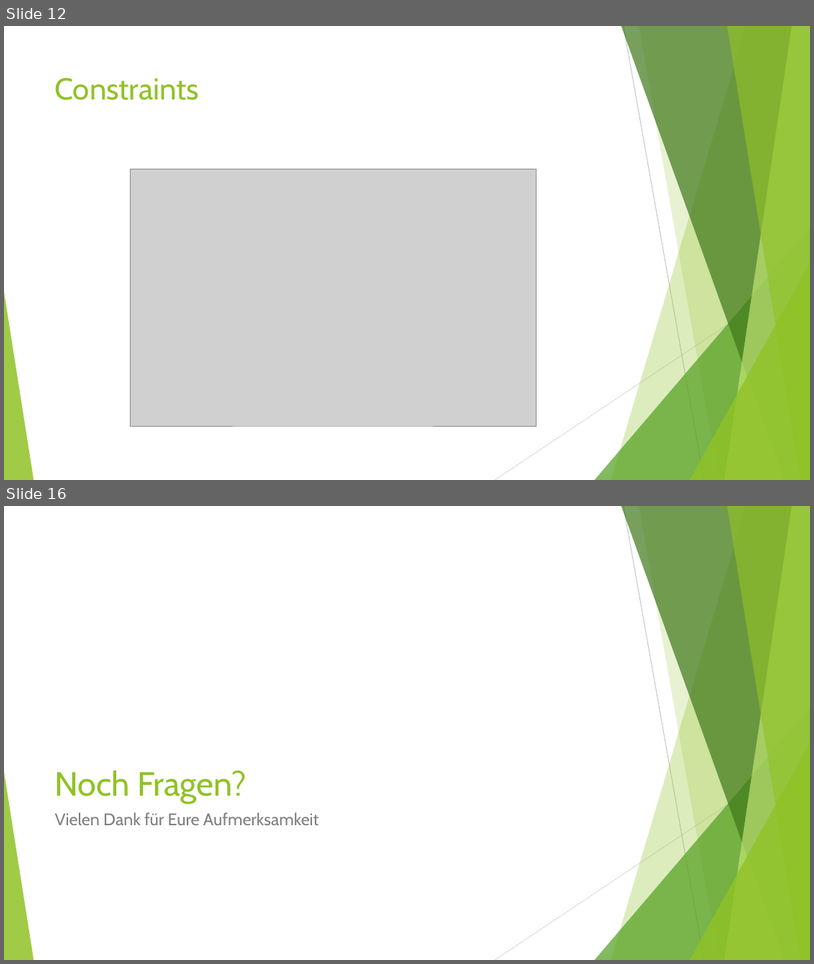
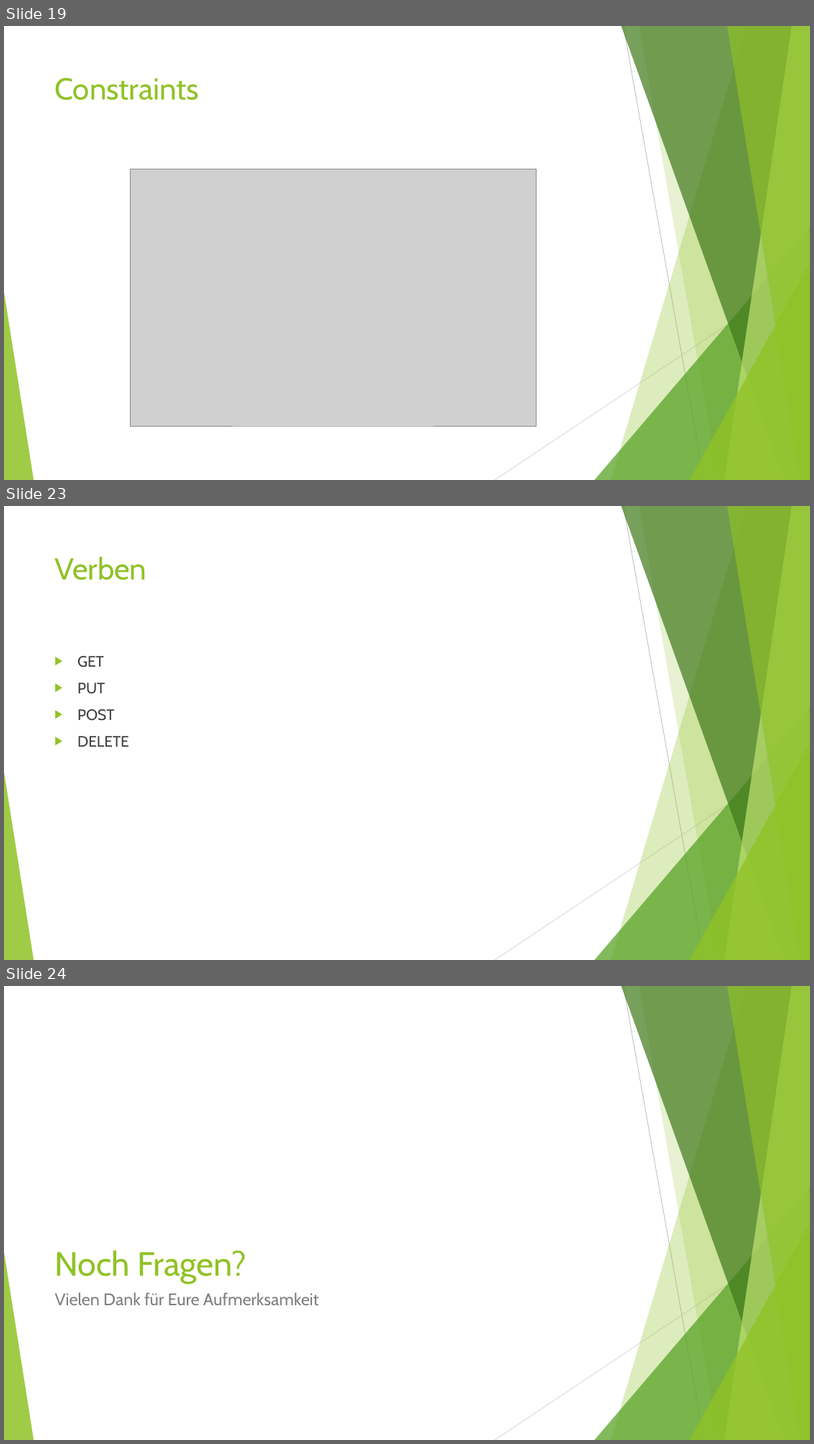
Before and after one commit to Ufo391/KSWE_DOKU, a slide deck: Vortrag/Mobile Anwendungsentwicklung.ppt. Shown one above the other, each under a label of ours: slides 12 and 16 before the commit, slides 19, 23 and 24 after it; the slides between them are not shown. The pictures are 814x964 and 814x1444 pixels, drawn with LibreOffice and Linux fonts; fonts in the diff are those of the drawing; grey boxes stand for pictures. Boxes give left, top, right and bottom in pixels: in the first picture for what was removed or moved away, otherwise in the second. Text is boxed around its words. In the diff, an @@ line names an element or a change of style, - is before the commit and + after.

```diff
--- a/Vortrag/Mobile Anwendungsentwicklung.ppt
+++ b/Vortrag/Mobile Anwendungsentwicklung.ppt
@@ slide 23 added at (x1=4, y1=506, x2=810, y2=960), background #FFFFFF; not listed: 10 template elements that a slide beside it also shows @@
@@ title added at (x1=55, y1=556, x2=147, y2=580), 36 pt, text #90C226 @@
+Verben
@@ text added at (x1=77, y1=656, x2=129, y2=746), 18 pt, text #404040 @@
+▶ GET
+▶ PUT
+▶ POST
+▶ DELETE
@@ what was slide 12 is now slide 19 @@
@@ what was slide 16 is now slide 24 @@
```
Also in this commit, not shown: 10 other slides added, 3 slides removed.
